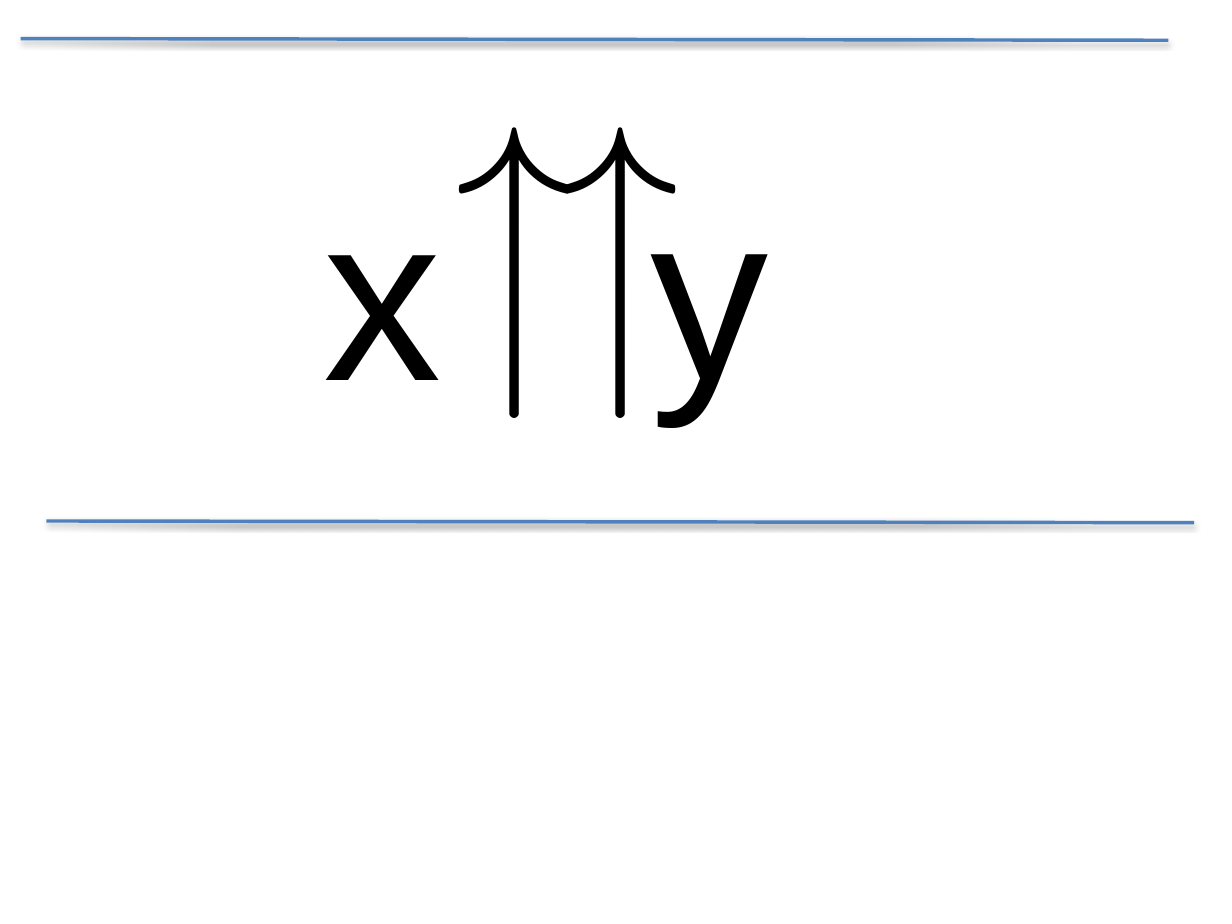
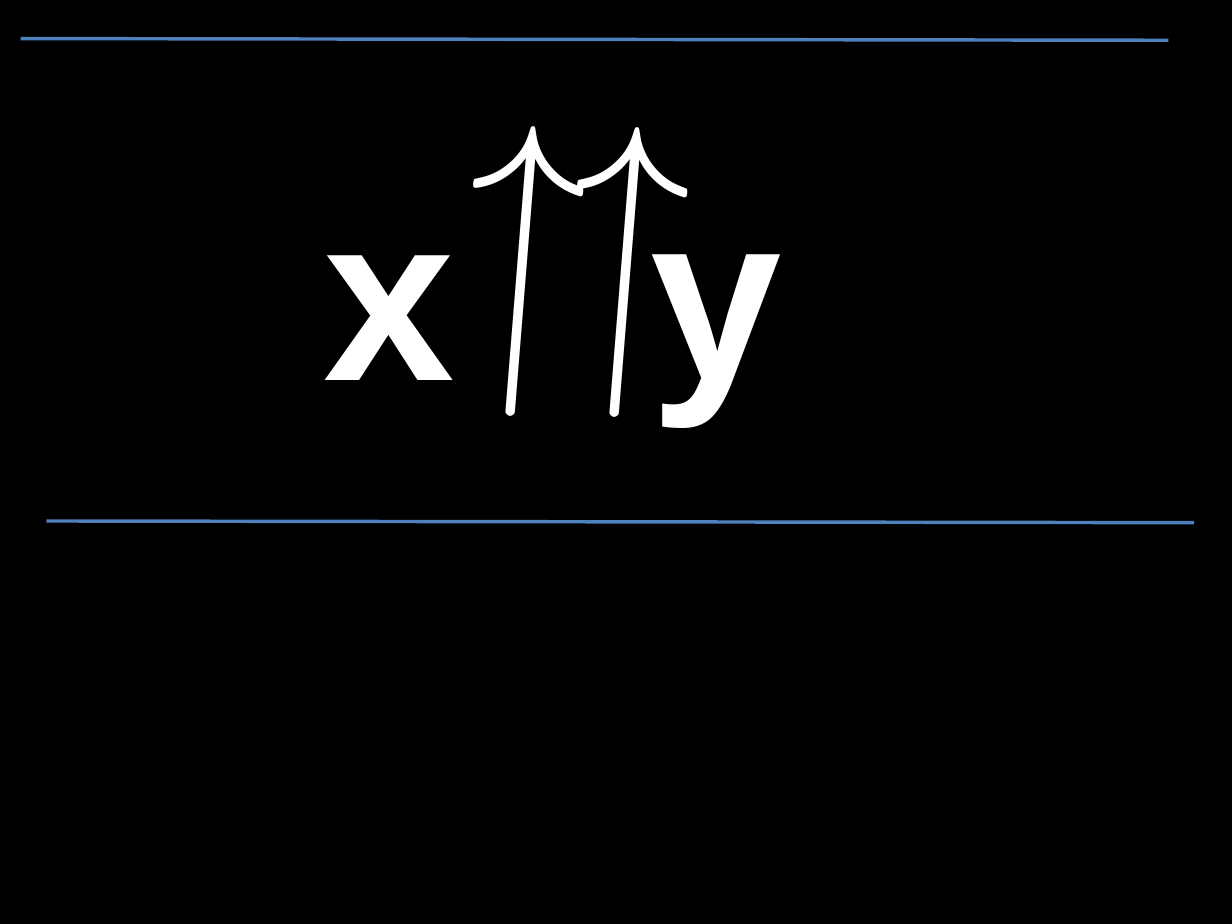
Before and after one commit to joachimneumann/gmpcalculator-, a slide deck: slide 4 of symbols.pptx. Drawn at 1232x924 pixels with LibreOffice and Linux fonts; fonts in the diff are those of the drawing. Boxes give left, top, right and bottom in pixels: in the first picture for what was removed or moved away, otherwise in the second. Text is boxed around its words. In the diff, an @@ line names an element or a change of style, - is before the commit and + after.

```diff
--- a/symbols.pptx
+++ b/symbols.pptx
@@ background #FFFFFF to #000000 @@
@@ text "↗︎" at <box>368,195,627,462</box>: text colour #000000 to #FFFFFF; rotation 315 to 319 degrees @@
@@ text "↗︎" at <box>472,195,731,462</box>: text colour #000000 to #FFFFFF; rotation 315 to 319 degrees @@
@@ text "y" at <box>650,192,781,422</box>: text colour #000000 to #FFFFFF, bold on @@
@@ text "x" at <box>323,255,454,380</box>: text colour #000000 to #FFFFFF, bold on @@
```
Also in this commit, not shown: 3 other slides changed, 1 other file.
